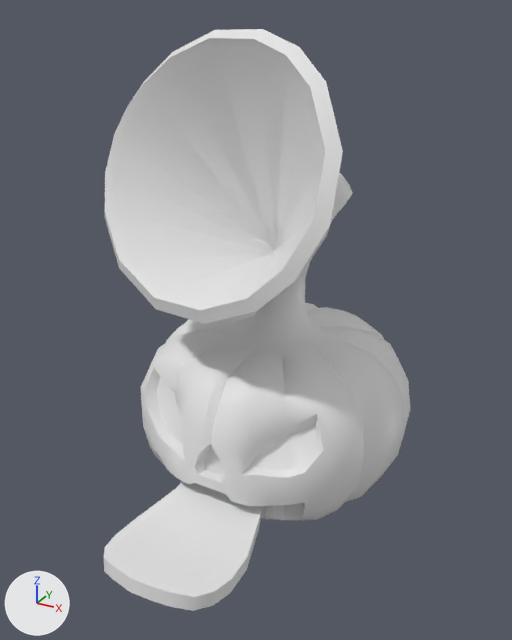
One commit to the FBX model Assets/Models/Bedroom_Stuffs/pumpkin_music_player.fbx: the scene before it, then after it.
The view is the same before and after, from a 50 mm camera at (0.61, -1.201, 0.964) aimed at (0.017, -0.122, 0.425). Every picture has the same lights, and +X, +Y and +Z are marked at lower left. The older version comes first. Where no turn or scale is listed for an object, it has been applied to the vertices.

The scene before the commit, as lines of its bpy script (objects in view):
```python
me_pumpkin_0_002 = bpy.data.meshes.new('pumpkin_0.002')
me_pumpkin_0_002.from_pydata(...)  # 801 vertices, 832 faces; spans x -0.304..0.283, y -0.504..0.274, z 0.005..0.933
me_pumpkin_0_002.materials.append(mat_bedroom_furniture_set1)  # its picture is missing
ob_pumpkin_music_player = bpy.data.objects.new('pumpkin_music_player', me_pumpkin_0_002)
ob_pumpkin_music_player.location = (0.0, 0.0, 0.0)
```
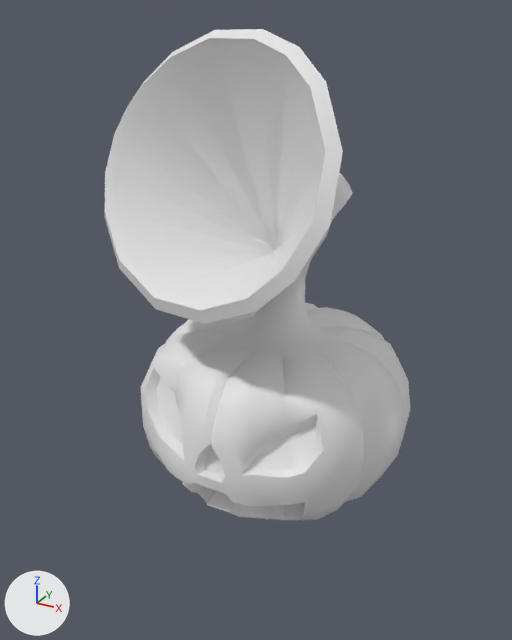
What differs and where, as boxes [x1, y1, x2, y2] in the pictures (512 x 640 px):
'pumpkin_music_player', reshaped (16% shorter)
    before: [104, 29, 410, 611]
    after: [105, 29, 410, 520]
part 1 of me_pumpkin_0_002, deleted
    before: [104, 481, 262, 611]

Patch to the scene script:
```diff
--- a/Assets/Models/Bedroom_Stuffs/pumpkin_music_player.fbx.py
+++ b/Assets/Models/Bedroom_Stuffs/pumpkin_music_player.fbx.py
@@ me_pumpkin_0_002 @@
 # used by ob_pumpkin_music_player; location = (0.0, 0.0, 0.0)
-me_pumpkin_0_002.from_pydata(...)  # 801 vertices, 832 faces; spans x -0.304..0.283, y -0.504..0.274, z 0.005..0.933
+me_pumpkin_0_002.from_pydata(...)  # 705 vertices, 745 faces; spans x -0.304..0.283, y -0.289..0.274, z 0.005..0.933
+# me_pumpkin_0_002 part 1: the loose piece of 96 vertices spanning x -0.112..0.127, y -0.504..-0.166, z 0.049..0.137 is deleted
 me_pumpkin_0_002.materials.append(mat_bedroom_furniture_set1)
```
